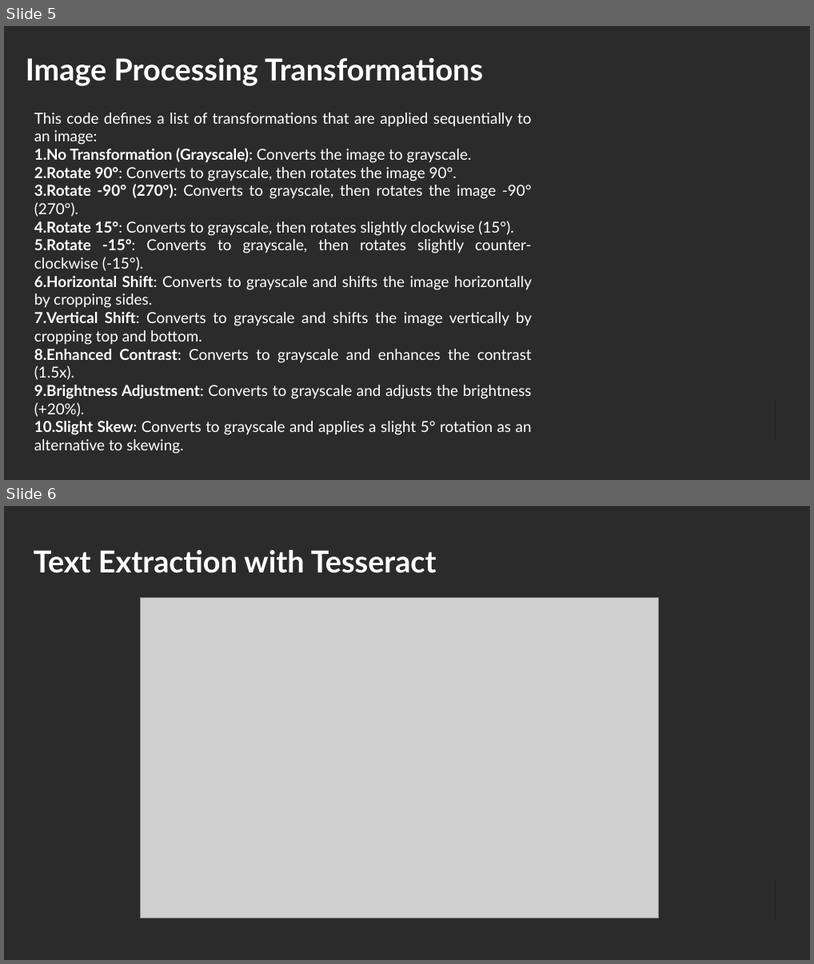
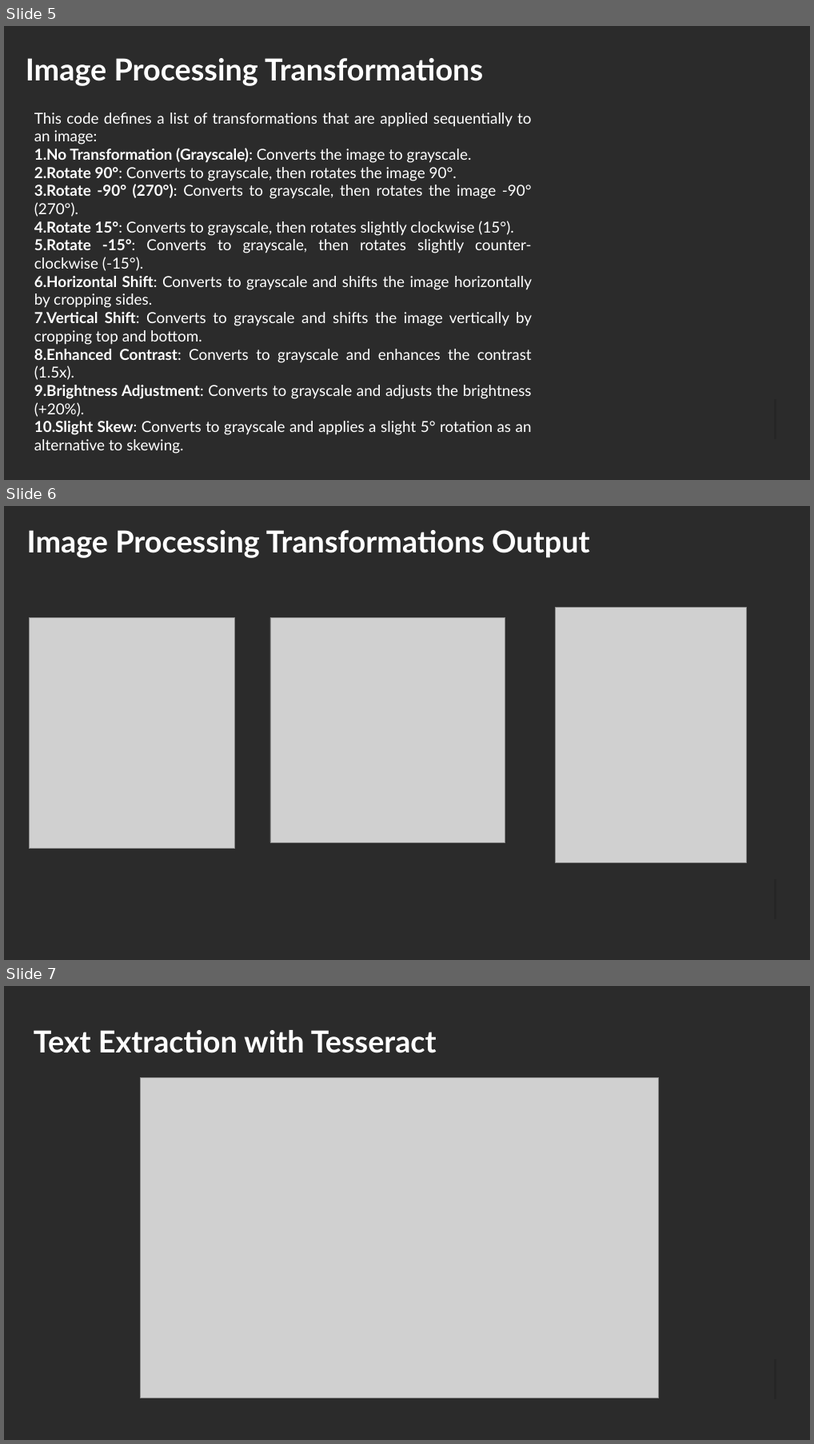
Before and after one commit to FizaAkra/neocortexapi-Fusion_Coders, a slide deck: source/MySEProject/Documentation/Fusion_CodersPPT.pptx. Shown one above the other, each under a label of ours: slides 5 and 6 before the commit, slides 5, 6 and 7 after it. The pictures are 814x964 and 814x1444 pixels, drawn with LibreOffice and Linux fonts; fonts in the diff are those of the drawing; grey boxes stand for pictures; background and template pictures are left out; a plain dark background stands for a picture behind light text. Boxes give left, top, right and bottom in pixels: in the first picture for what was removed or moved away, otherwise in the second. Text is boxed around its words. In the diff, an @@ line names an element or a change of style, - is before the commit and + after.

Commit message:
Final modification in PPT

```diff
--- a/source/MySEProject/Documentation/Fusion_CodersPPT.pptx
+++ b/source/MySEProject/Documentation/Fusion_CodersPPT.pptx
@@ slide 6 added at bbox=[4, 506, 810, 960], background picture (left out); not listed: 2 template elements that a slide beside it also shows @@
@@ text added at bbox=[27, 530, 590, 558], 36 pt, text #FFFFFF, bold @@
+Image Processing Transformations Output
@@ picture added at bbox=[29, 617, 235, 848] @@
@@ picture added at bbox=[270, 617, 506, 842] @@
@@ picture added at bbox=[556, 607, 747, 862] @@
@@ what was slide 6 is now slide 7 @@
```
